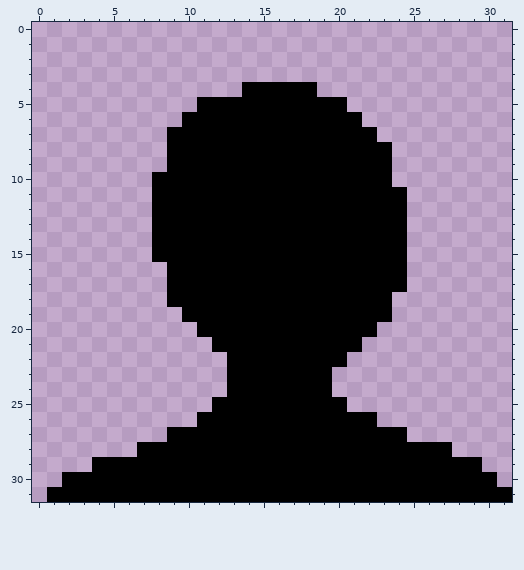
Pixel-art file: Acesprite/UI/Skater Icon.aseprite. That is the earlier state.
32x32 pixels, 1 frame.
After:
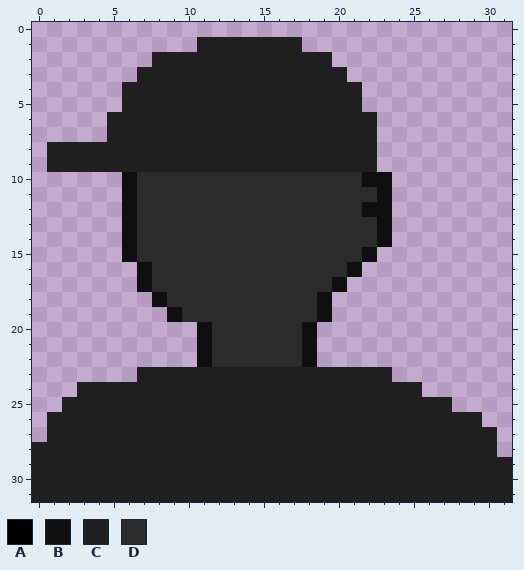
Palette (. is transparent): A #000000  B #0f0f0f  C #1f1f1f  D #2b2b2b
What changed:
Changed rows in their new state; - is an unchanged pixel.
first column x 0:
 1 -----------CCCCCCC--------------
 2 --------CCCCCCCCCCCC------------
 3 -------CCCCCCCCCCCCCC-----------
 4 ------CCCCCCCCCCCCCCCC----------
 5 ------CCCCCCCCCCCCCCCC----------
 6 -----CCCCCCCCCCCCCCCCCC---------
 7 -----CCCCCCCCCCCCCCCCCC---------
 8 -CCCCCCCCCCCCCCCCCCCCCC.--------
 9 -CCCCCCCCCCCCCCCCCCCCCC.--------
10 ------BDDDDDDDDDDDDDDDBB--------
11 ------BDDDDDDDDDDDDDDDDB.-------
12 ------BDDDDDDDDDDDDDDDBB.-------
13 ------BDDDDDDDDDDDDDDDDB.-------
14 ------BDDDDDDDDDDDDDDDDB.-------
15 ------BDDDDDDDDDDDDDDDB..-------
16 -------BDDDDDDDDDDDDDB...-------
17 -------BDDDDDDDDDDDDB....-------
18 --------BDDDDDDDDDDB....--------
19 ---------BDDDDDDDDDB....--------
20 -----------BDDDDDDB....---------
21 -----------BDDDDDDB...----------
22 -----------BDDDDDDB..-----------
23 -------CCCCCCCCCCCCCCCCC--------
24 ---CCCCCCCCCCCCCCCCCCCCCCC------
25 --CCCCCCCCCCCCCCCCCCCCCCCCCC----
26 -CCCCCCCCCCCCCCCCCCCCCCCCCCCCC--
27 -CCCCCCCCCCCCCCCCCCCCCCCCCCCCCC-
28 CCCCCCCCCCCCCCCCCCCCCCCCCCCCCCC-
29 CCCCCCCCCCCCCCCCCCCCCCCCCCCCCCCC
30 CCCCCCCCCCCCCCCCCCCCCCCCCCCCCCCC
31 CCCCCCCCCCCCCCCCCCCCCCCCCCCCCCCC
Where, in picture pixels (left, top, right, bottom), the same in both pictures:
changed: (32, 37, 512, 502)
